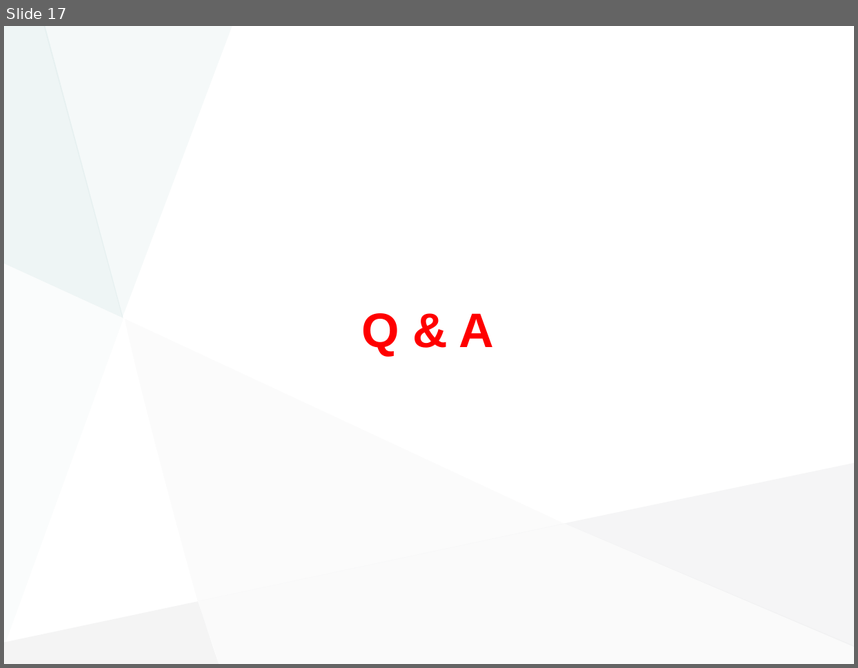
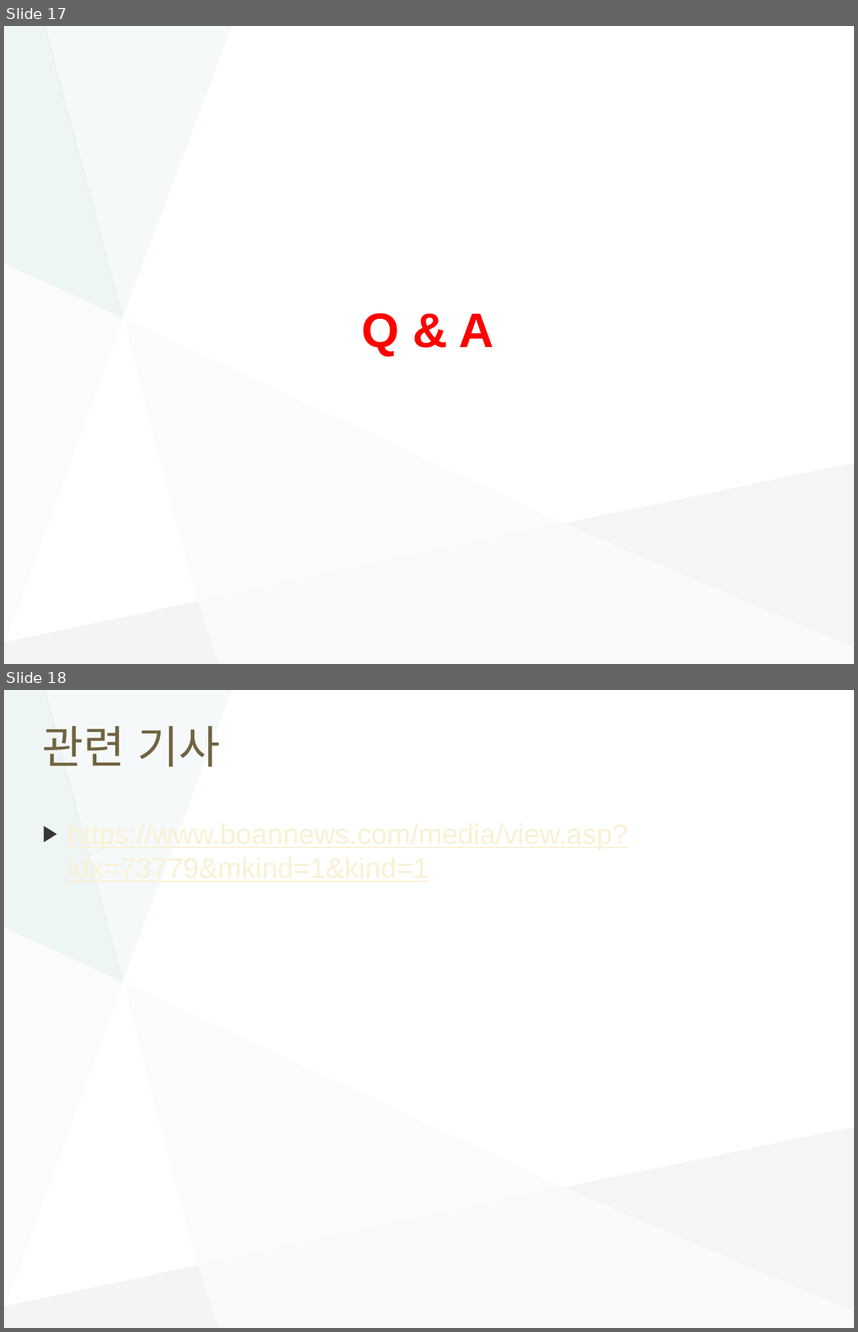
Before and after one commit to psyoongsc/BOSS, a slide deck: 4주차(2018.10.17)/백엔드 컴포넌트 공격 - 운영체제 명령 인젝션.pptx. Shown one above the other, each under a label of ours: slide 17 before the commit, slides 17 and 18 after it. The pictures are 858x668 and 858x1332 pixels, drawn with LibreOffice and Linux fonts; fonts in the diff are those of the drawing. Boxes give left, top, right and bottom in pixels: in the first picture for what was removed or moved away, otherwise in the second. Text is boxed around its words. In the diff, an @@ line names an element or a change of style, - is before the commit and + after.

Commit message:
BOSS

```diff
--- a/4주차(2018.10.17)/백엔드 컴포넌트 공격 - 운영체제 명령 인젝션.pptx
+++ b/4주차(2018.10.17)/백엔드 컴포넌트 공격 - 운영체제 명령 인젝션.pptx
@@ slide 18 added at [4, 690, 854, 1328], background #FFFFFF; not listed: 7 template elements that a slide beside it also shows @@
@@ title added at [43, 726, 221, 767], 38 pt, text #716340 @@
+관련 기사
```
